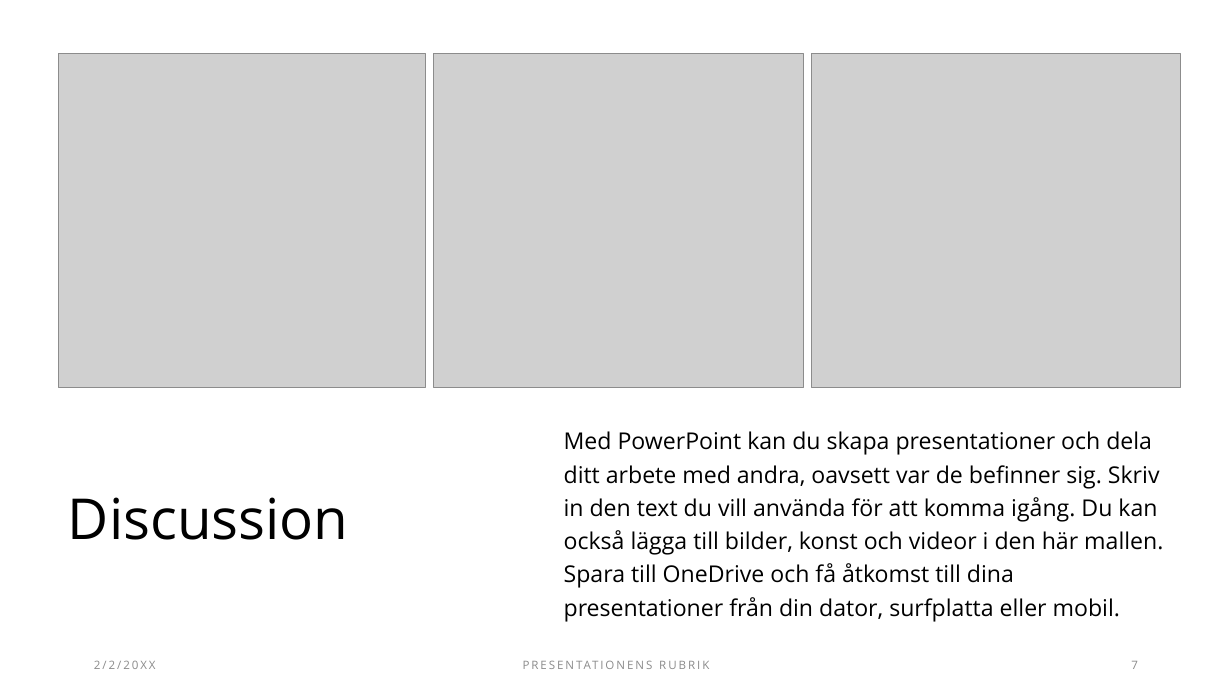
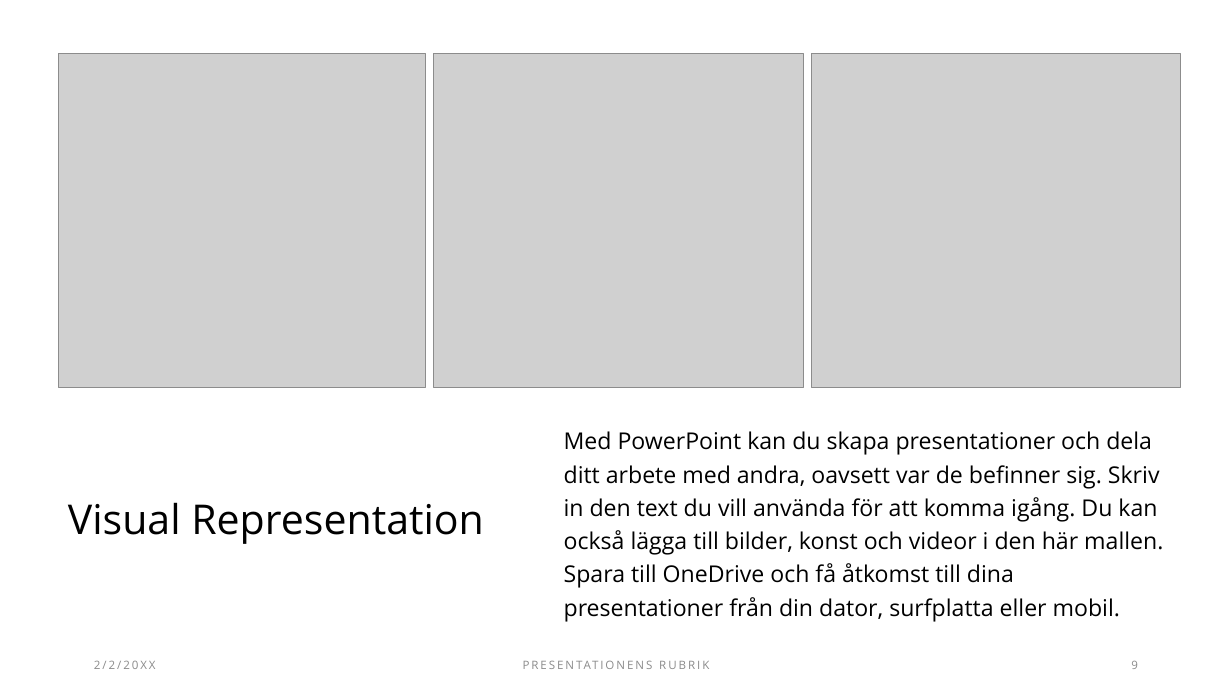
Before and after one commit to Ashley-Bjors/DVA439-Intelligenta-system, a slide deck: slide 9 of Redovisning.pptx (slide 7 before the commit). Drawn at 1232x693 pixels with LibreOffice and Linux fonts; fonts in the diff are those of the drawing; grey boxes stand for pictures. Boxes give left, top, right and bottom in pixels: in the first picture for what was removed or moved away, otherwise in the second. Text is boxed around its words. In the diff, an @@ line names an element or a change of style, - is before the commit and + after.

```diff
--- a/Redovisning.pptx
+++ b/Redovisning.pptx
@@ title at box(68, 502, 484, 544): text changed; size 44 to 32 pt @@
-Discussion
+Visual Representation
@@ page number at box(1131, 661, 1138, 669): text changed @@
-7
+9
```
Also in this commit, not shown: 5 other slides changed, 3 slides added, 3 other files.
